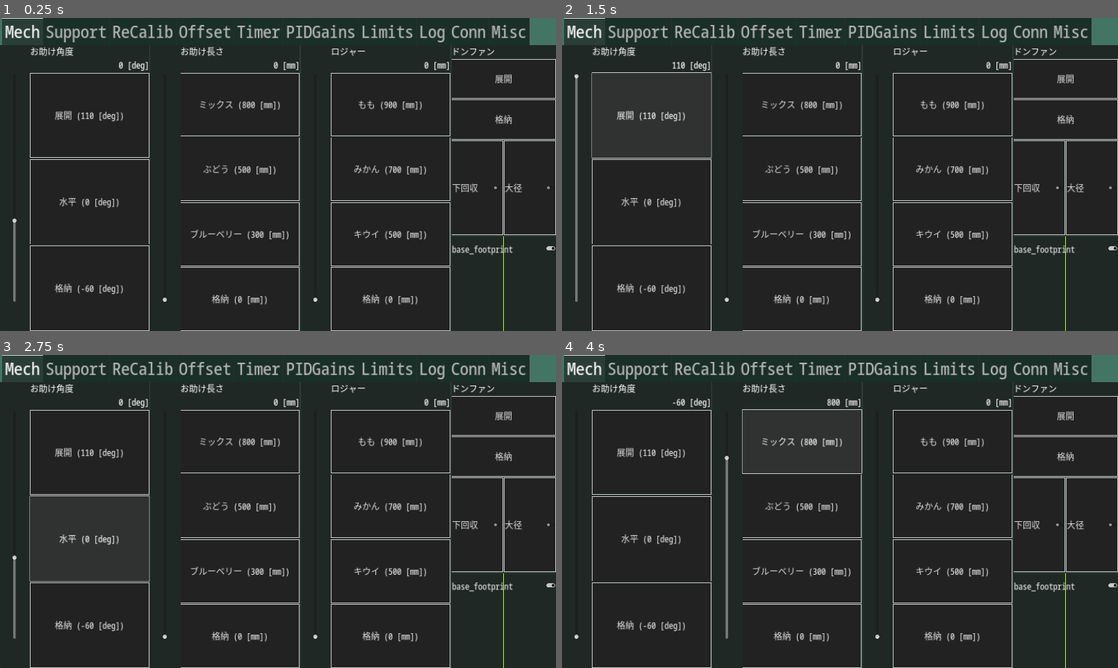
Above: before the commit, frames 1-4 (two rows, left to right).
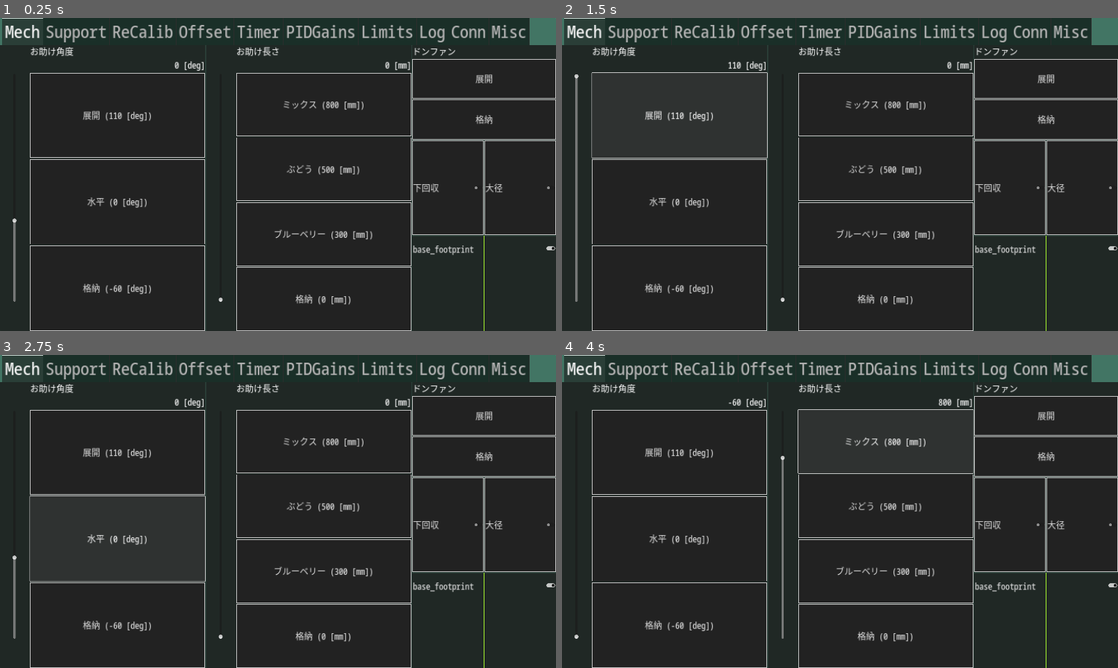
Above: after the commit, the same moments.

Repository: omuct-robotclub/nhk2023-team-a-controller
Game: Godot game, scene res://controls/controller.tscn
The game is run twice, just before and just after one commit, with the same random seed, the same clock (stepped at 60 frames per second) and the same inputs.
Inputs:
- Up to frame 1 (0.25 s): no input
- Up to frame 2 (1.5 s): click "格納" at 0.5 s; click "展開 (110 [deg])" at 1.25 s
- Up to frame 3 (2.75 s): click "水平 (0 [deg])" at 2 s
- Up to frame 4 (4 s): click "格納 (-60 [deg])" at 2.75 s; click "ミックス (800 [mm])" at 3.5 s

The runs differ from the first frame. In frame 1, 6.3% of the frame differs, in the area x 9-94%, y 9-100%; in frame 2, 6.3%; in frame 3, 6.3%; in frame 4, 7.0%.

Commit message:
move expander controller

Diff:
--- a/controls/controller.tscn
+++ b/controls/controller.tscn
@@ -57,6 +57,7 @@
 grow_vertical = 2
 
 [node name="Mech" type="HBoxContainer" parent="MarginContainer/MainController/TabContainer"]
+visible = false
 layout_mode = 2
 size_flags_vertical = 3
 
@@ -103,27 +104,6 @@
 max_value = 1000.0
 preset_names = Array[String](["ミックス", "ぶどう", "ブルーベリー", "格納"])
 preset_values = Array[float]([800.0, 500.0, 300.0, 0.0])
-
-[node name="ExpanderController" type="Panel" parent="MarginContainer/MainController/TabContainer/Mech"]
-layout_mode = 2
-size_flags_horizontal = 3
-script = ExtResource("10_yswmu")
-
-[node name="Slider" parent="MarginContainer/MainController/TabContainer/Mech/ExpanderController" instance=ExtResource("8_36cg0")]
-layout_mode = 1
-anchors_preset = 15
-anchor_right = 1.0
-anchor_bottom = 1.0
-offset_right = 0.0
-offset_bottom = 0.0
-grow_horizontal = 2
-grow_vertical = 2
-display_name = "ロジャー"
-save_name = "expander"
-button_name_format = "%s (%0.0f [mm])"
-max_value = 900.0
-preset_names = Array[String](["もも", "みかん", "キウイ", "格納"])
-preset_values = Array[float]([900.0, 700.0, 500.0, 0.0])
 
 [node name="VBoxContainer" type="VBoxContainer" parent="MarginContainer/MainController/TabContainer/Mech"]
 layout_mode = 2
@@ -237,7 +217,6 @@
 script = ExtResource("14_xppwc")
 
 [node name="Support" type="Panel" parent="MarginContainer/MainController/TabContainer"]
-visible = false
 layout_mode = 2
 script = ExtResource("4_yedj2")
 
@@ -248,6 +227,27 @@
 anchor_bottom = 1.0
 grow_horizontal = 2
 grow_vertical = 2
+
+[node name="ExpanderController" type="Panel" parent="MarginContainer/MainController/TabContainer/Support/HBoxContainer"]
+layout_mode = 2
+size_flags_horizontal = 3
+script = ExtResource("10_yswmu")
+
+[node name="Slider" parent="MarginContainer/MainController/TabContainer/Support/HBoxContainer/ExpanderController" instance=ExtResource("8_36cg0")]
+layout_mode = 1
+anchors_preset = 15
+anchor_right = 1.0
+anchor_bottom = 1.0
+offset_right = 0.0
+offset_bottom = 0.0
+grow_horizontal = 2
+grow_vertical = 2
+display_name = "ロジャー"
+save_name = "expander"
+button_name_format = "%s (%0.0f [mm])"
+max_value = 900.0
+preset_names = Array[String](["もも", "みかん", "キウイ", "格納"])
+preset_values = Array[float]([900.0, 700.0, 500.0, 0.0])
 
 [node name="ArmControlButtons" type="VBoxContainer" parent="MarginContainer/MainController/TabContainer/Support/HBoxContainer"]
 layout_mode = 2
